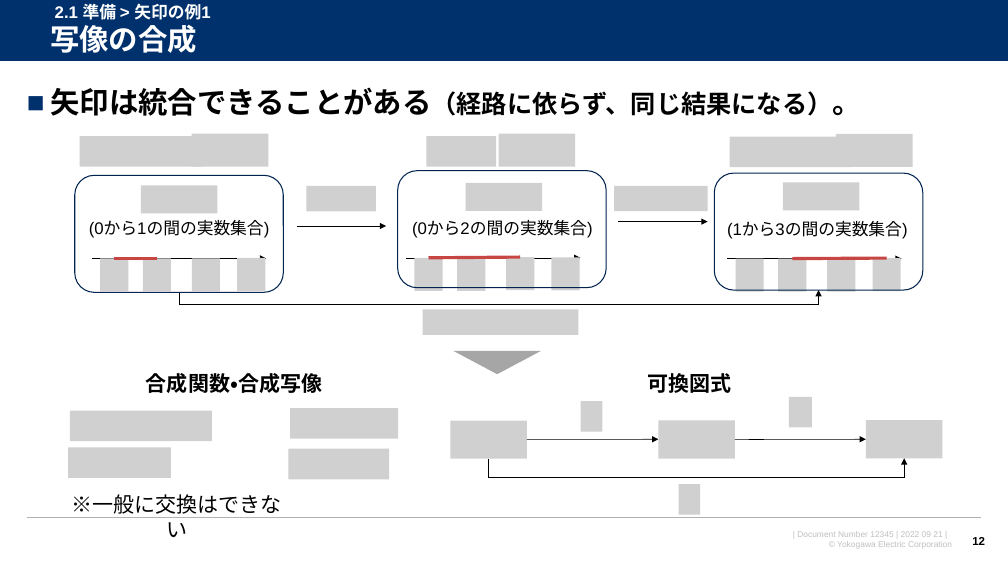
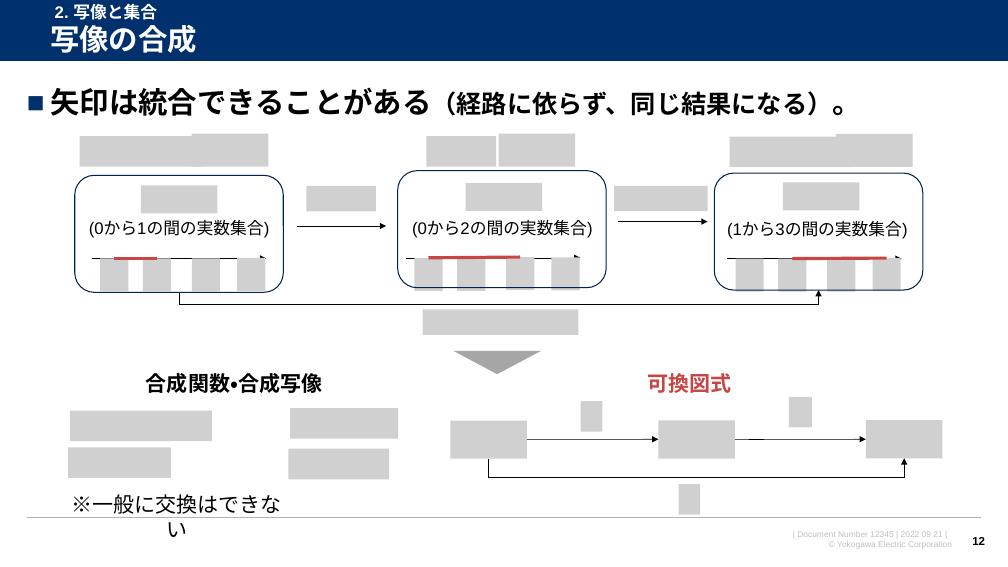
Before and after one commit to watarukumagai-git/opt, a slide deck: slide 12 of MMW/20230126_MMW_kumagai_rev.0.pptx. Drawn at 1008x567 pixels with LibreOffice and Linux fonts; fonts in the diff are those of the drawing; grey boxes stand for pictures; background and template pictures are left out. Boxes give left, top, right and bottom in pixels: in the first picture for what was removed or moved away, otherwise in the second. Text is boxed around its words. In the diff, an @@ line names an element or a change of style, - is before the commit and + after.

```diff
--- a/MMW/20230126_MMW_kumagai_rev.0.pptx
+++ b/MMW/20230126_MMW_kumagai_rev.0.pptx
@@ text at <box>55,3,157,20</box>: text changed @@
-2.1 準備 > 矢印の例1
+2. 写像と集合
@@ text "可換図式" at <box>647,373,731,393</box>: text colour #000000 to #C74643 @@
```
Also in this commit, not shown: 10 other slides changed, 6 slides added, 13 slides removed.
